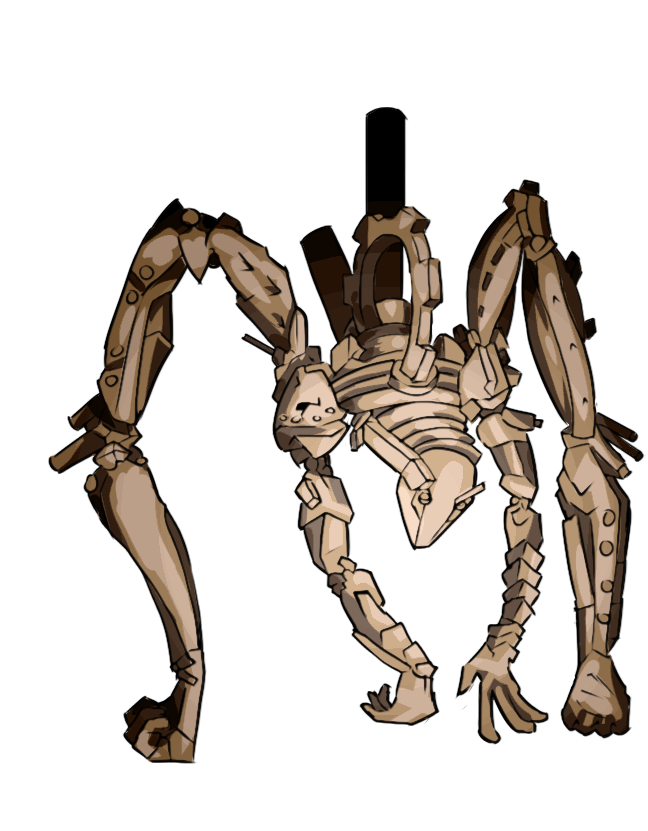
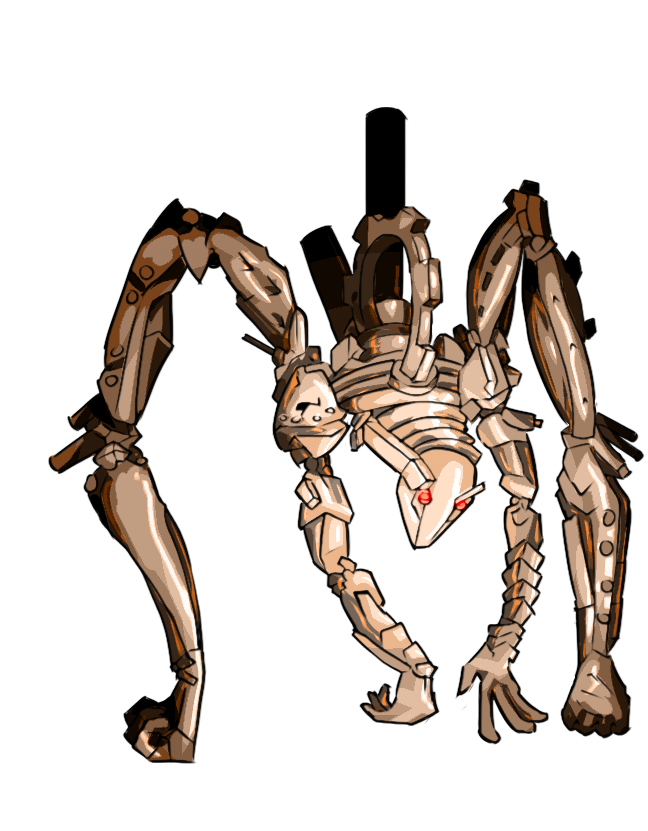
Two versions of the same layered image (648x831). Layer-by-layer changes:
added layer "Layer 6 copy 2" (linear light) above "Layer 6 copy" over (x1=412, y1=484, x2=470, y2=513)
added layer "Layer 6 copy" (linear light) above "Layer 6" over (x1=412, y1=484, x2=470, y2=513)
added layer "Layer 6" (linear light) above "Layer 1 copy" over (x1=412, y1=484, x2=470, y2=513)
added layer "Layer 5 copy 5" above "Group 1" over (x1=48, y1=107, x2=643, y2=763)
moved "Layer 5" into group "Group 1" over (x1=82, y1=107, x2=644, y2=731)
moved "Layer 4" into group "Group 1" over (x1=103, y1=208, x2=618, y2=763)
moved "Layer 3" into group "Group 1" over (x1=48, y1=107, x2=644, y2=763)
moved "Layer 2" into group "Group 1" over (x1=48, y1=107, x2=643, y2=763)
moved "Layer 5 copy" into group "Group 1" over (x1=48, y1=107, x2=643, y2=763)
hid "Background" over (x1=48, y1=107, x2=644, y2=763)
